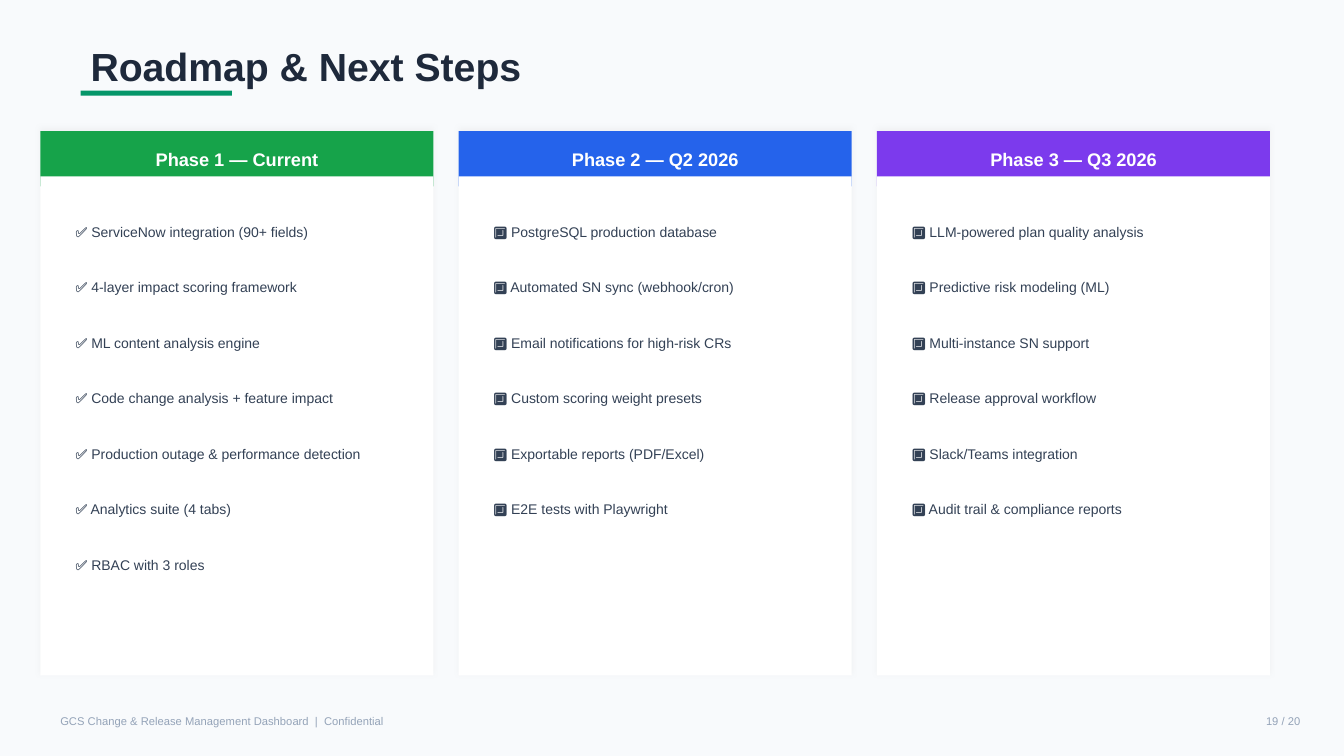
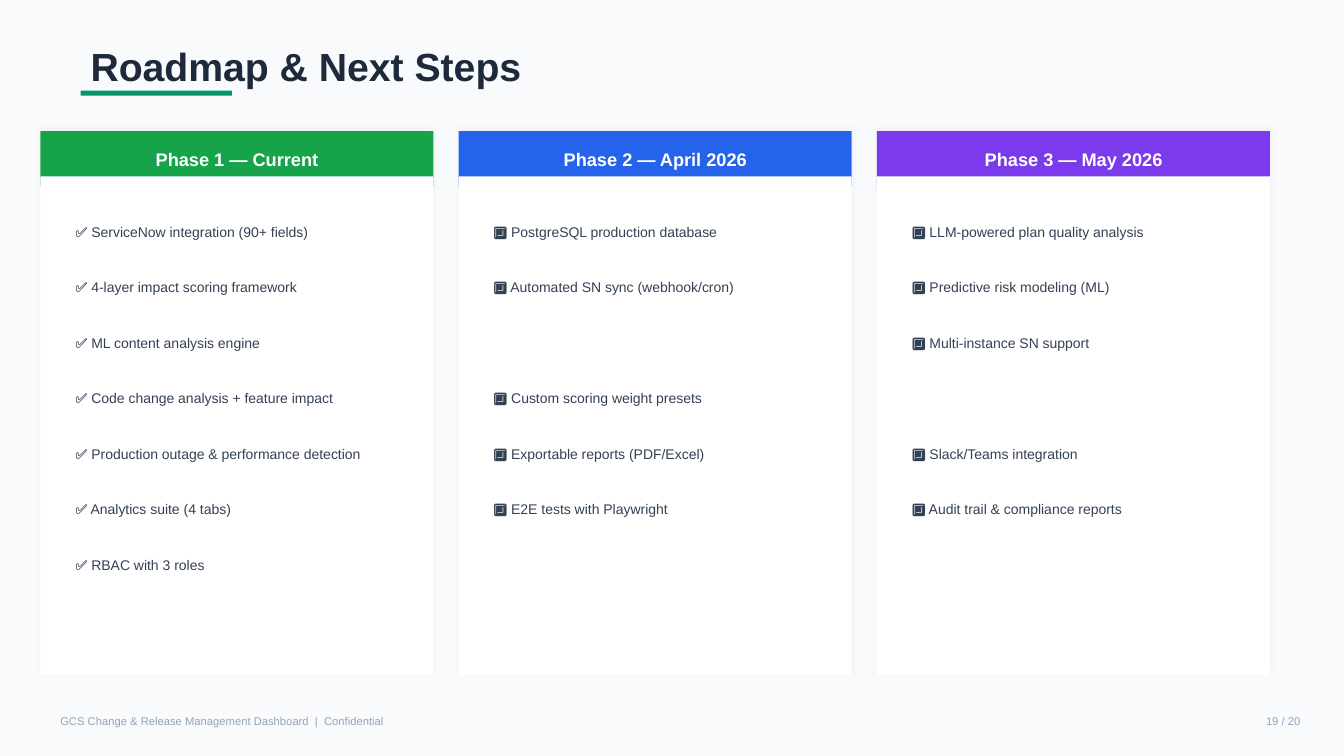
Before and after one commit to jj-shen99/changefabric, a slide deck: slide 19 of docs/GCS_Change_Release_Dashboard.pptx. Drawn at 1344x756 pixels with LibreOffice and Linux fonts; fonts in the diff are those of the drawing. Boxes give left, top, right and bottom in pixels: in the first picture for what was removed or moved away, otherwise in the second. Text is boxed around its words. In the diff, an @@ line names an element or a change of style, - is before the commit and + after.

```diff
--- a/docs/GCS_Change_Release_Dashboard.pptx
+++ b/docs/GCS_Change_Release_Dashboard.pptx
@@ proportions changed in 4 elements at (x1=459, y1=131, x2=852, y2=676), (x1=459, y1=131, x2=852, y2=187), (x1=877, y1=131, x2=1270, y2=676), (x1=877, y1=131, x2=1270, y2=187) @@
@@ text at (x1=564, y1=152, x2=746, y2=170): text changed @@
-Phase 2 — Q2 2026
+Phase 2 — April 2026
@@ text at (x1=985, y1=153, x2=1162, y2=170): text changed @@
-Phase 3 — Q3 2026
+Phase 3 — May 2026
@@ text removed at (x1=511, y1=338, x2=731, y2=351) @@
-🔲 Email notifications for high-risk CRs
@@ text removed at (x1=929, y1=393, x2=1096, y2=406) @@
-🔲 Release approval workflow
```
Also in this commit, not shown: 15 other slides changed, 2 other files.
